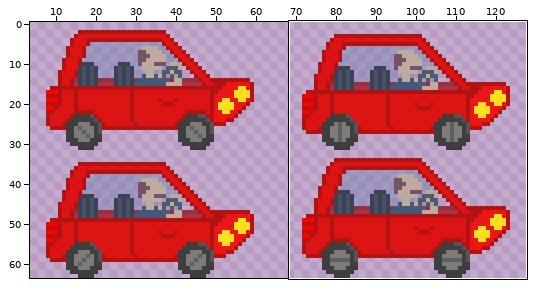
Two versions of one sprite sheet, Ready-Run/Assets/Images/Cars/RedCar/CarRed-Sheet.png. The first picture is a wide view before the edit; the outline marks the close-up.
Close-up. Before the edit:
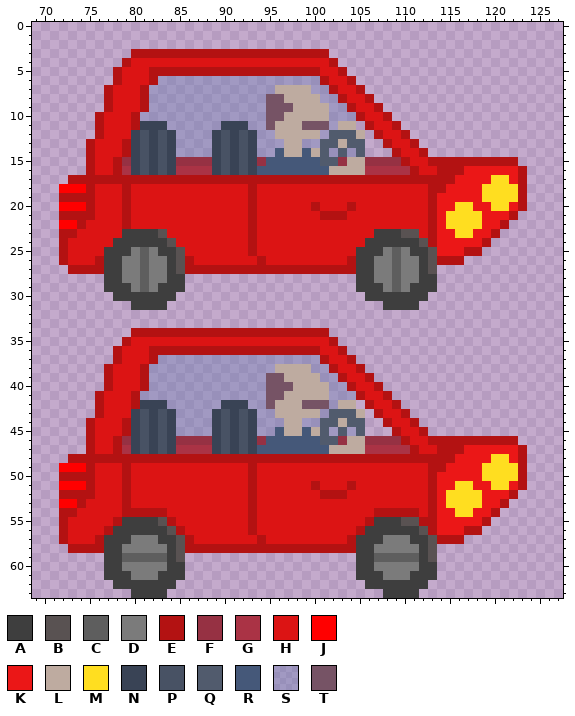
The file is 128x64 pixels. Colours within 5 levels of each other are drawn and written as one. Shown: x 69..127, y 0..63. The wide view leaves out empty margins. The commit also changed other parts of the picture, which this record leaves out.
Palette (. is transparent): A #3e3e3e  B #595252  C #5e5e5e  D #7b7b7b  E #b31212  F #963143  G #aa3345  H #dc1414  J #ff0000  K #eb1717  L #beaba0  M #ffde20  N #394355  P #485264  Q #515b6d  R #455879  S #5675ae51  T #765365
Once edited:
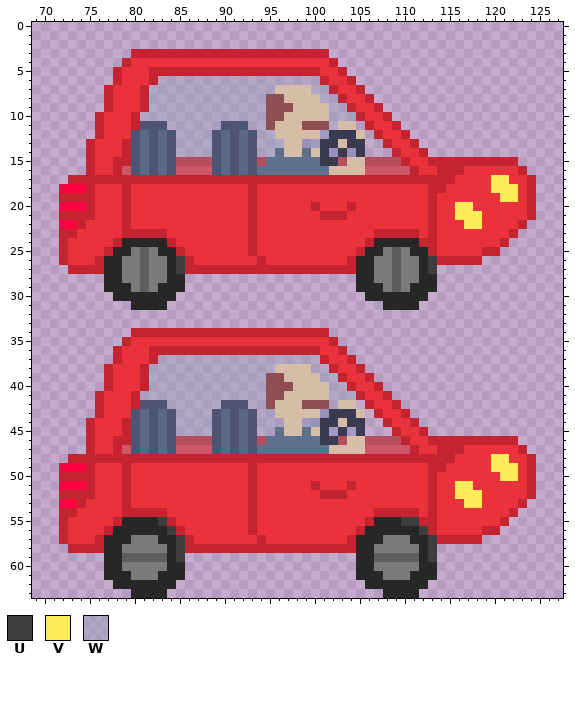
Colours new in this view: U #3e3e3e  V #ffeb57  W #92a1b956
Change:
colour A: #3e3e3e -> #272727
colour E: #b31212 -> #c42430
colour F: #963143 -> #b44e5e
colour G: #aa3345 -> #cd5766
colour H: #dc1414 -> #ea323c
colour J: #ff0000 -> #ff0040
colour L: #beaba0 -> #d5bda7
colour N: #394355 -> #4d5572
colour P: #485264 -> #5c6887
colour Q: #515b6d -> #3a3a50
colour R: #455879 -> #5e708e
colour T: #765365 -> #8f4e51
Changed rows in their new state; - is a pixel that keeps its letter.
first column x 77:
 6 ------WWWWWWWWWWWWWWWWWW------------------------
 7 -----WWWWWWWWWWWWWW----WW-----------------------
 8 -----WWWWWWWWWWWWW------WW----------------------
 9 -----WWWWWWWWWWWWW-------WW---------------------
10 ----WWWWWWWWWWWWWW-------WWW--------------------
11 -------WWWWWW---WW-------W----------------------
12 --------WWWW-----WW-----------------------------
13 --------WWWW-----WWW----------------------------
14 --------WWWW-----WW-----------------------------
15 --E---------------------------------------------
16 ----------------------------------------HHHHHH--
17 ---------------------------------------HHHHVVHHE
18 --------------------------------------HHHHHVVVHE
19 -------------------------------------HHHHHHHVVHE
20 -------------------------------------HHVVHHHHHHE
21 -------------------------------------HHVVVHHHHHE
22 -------------------------------------HHHVVHHHHE-
23 --EEEEE-----------------------EEEEE--HHHHHHHHE--
24 -E-----E---------------------E-----E-HHHHHHHE---
25 E-------E-------------------E-------EHHHHHEE----
26 --------U---------------------------U---EE------
27 --------U---------------------------U-----------
first column x 79:
37 ----WWWWWWWWWWWWWWWWWW------------------------
38 ---WWWWWWWWWWWWWW----WW-----------------------
39 ---WWWWWWWWWWWWW------WW----------------------
40 ---WWWWWWWWWWWWW-------WW---------------------
41 --WWWWWWWWWWWWWW-------WWW--------------------
42 -----WWWWWW---WW-------W----------------------
43 ------WWWW-----WW-----------------------------
44 ------WWWW-----WWW----------------------------
45 ------WWWW-----WW-----------------------------
46 E---------------------------------------------
47 --------------------------------------HHHHHH--
48 -------------------------------------HHHHVVHHE
49 ------------------------------------HHHHHVVVHE
50 -----------------------------------HHHHHHHVVHE
51 -----------------------------------HHVVHHHHHHE
52 -----------------------------------HHVVVHHHHHE
53 -----------------------------------HHHVVHHHHE-
54 -----------------------------------HHHHHHHHE--
55 ----U--------------------------UU--HHHHHHHE---
56 -----U---------------------------U-HHHHHEE----
57 ------U---------------------------U---EE------
58 ------U---------------------------U-----------
59 ------U---------------------------U-----------
Pixel boxes of the changes (left, top, right, bottom) in both close-ups:
changed: (59, 49, 536, 598)
